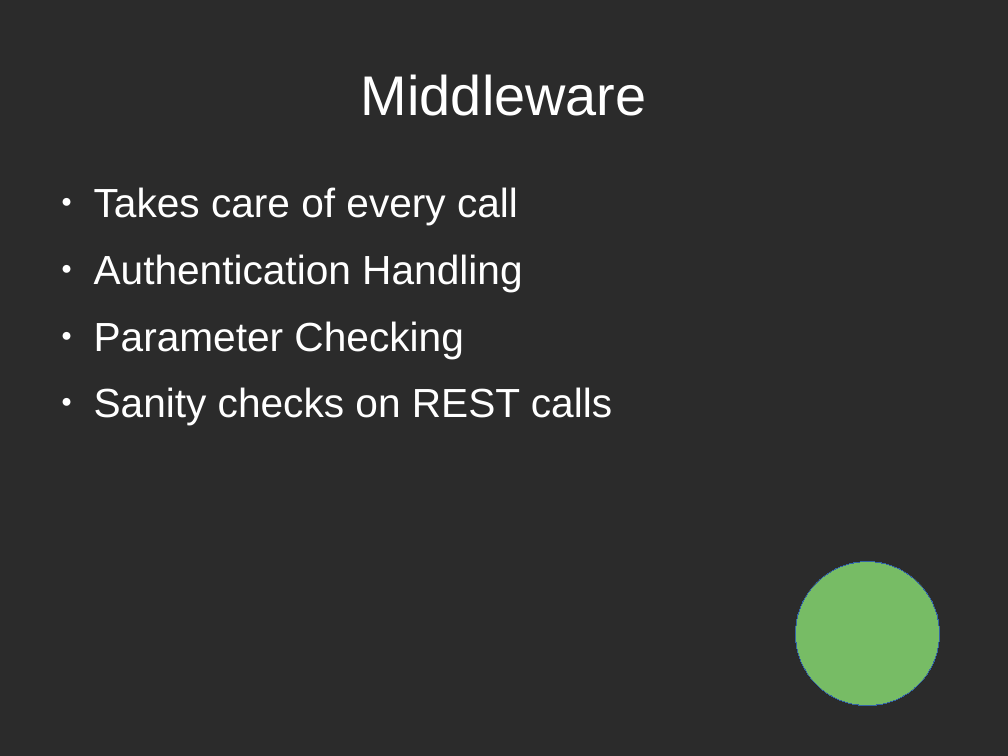
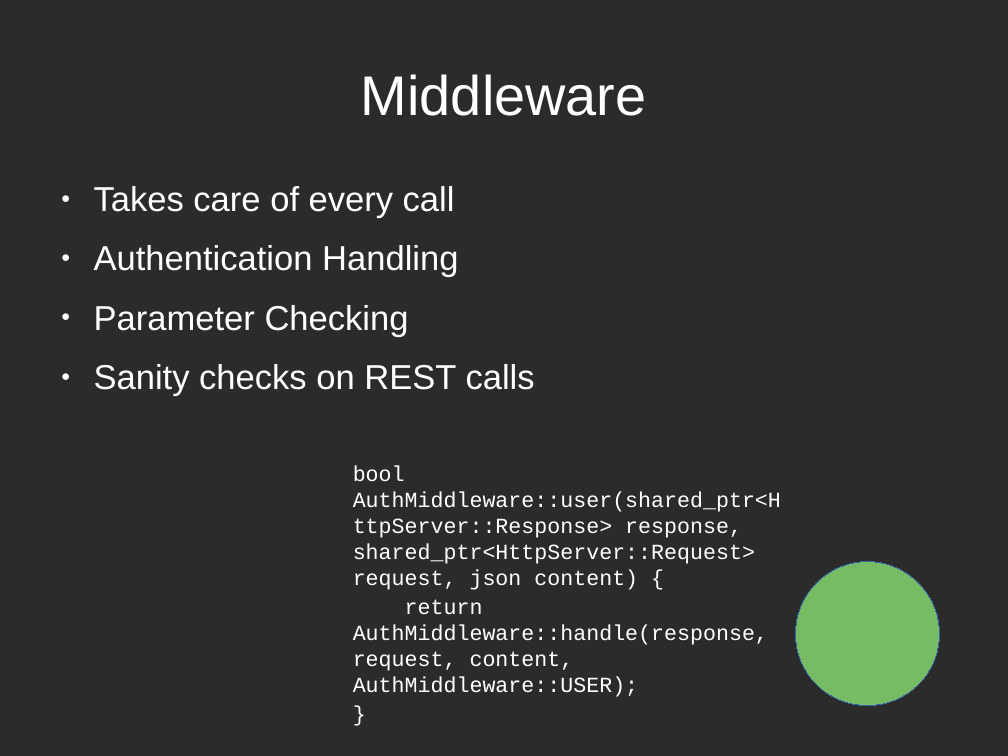
Before and after one commit to EdoardoLenzi9/Advanced-Programming-CPP-Dodo-Neko, a slide deck: slide 10 of Documentation/Milestone 4.odp. Drawn at 1008x756 pixels with LibreOffice and Linux fonts; fonts in the diff are those of the drawing; background and template pictures are left out; a plain dark background stands for a picture behind light text. Boxes give left, top, right and bottom in pixels: in the first picture for what was removed or moved away, otherwise in the second. Text is boxed around its words. In the diff, an @@ line names an element or a change of style, - is before the commit and + after.

Commit message:
Add files via upload
fin version

```diff
--- a/Documentation/Milestone 4.odp
+++ b/Documentation/Milestone 4.odp
@@ text at [94,186,535,396]: size 32 to 27.2 pt in "Takes care of every call", "Authentication Handling", "Parameter Checking", "Sanity checks on REST calls" @@
@@ text at [353,466,781,697]: paragraphs added @@
+            bool AuthMiddleware::user(shared_ptr<HttpServer::Response> response, shared_ptr<HttpServer::Request> request, json content) {
+            return AuthMiddleware::handle(response, request, content, AuthMiddleware::USER);
+            }
```
Also in this commit, not shown: 4 other slides changed, 3 slides added.
